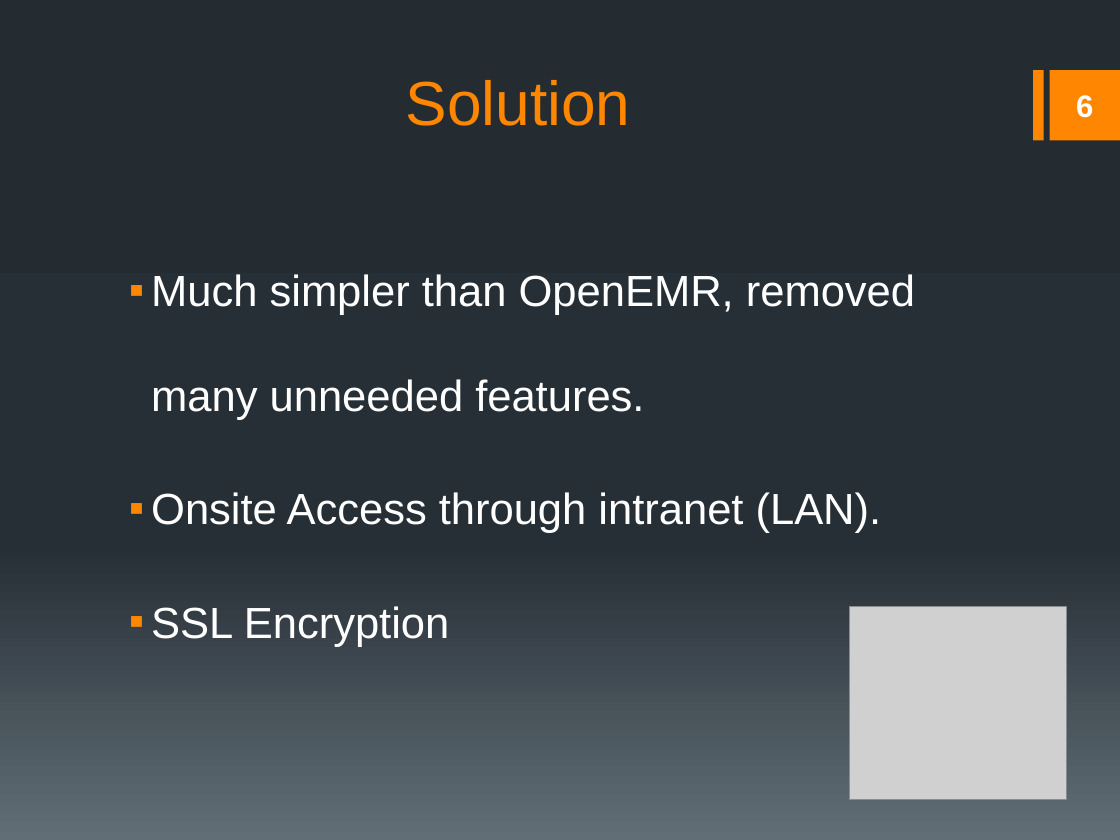
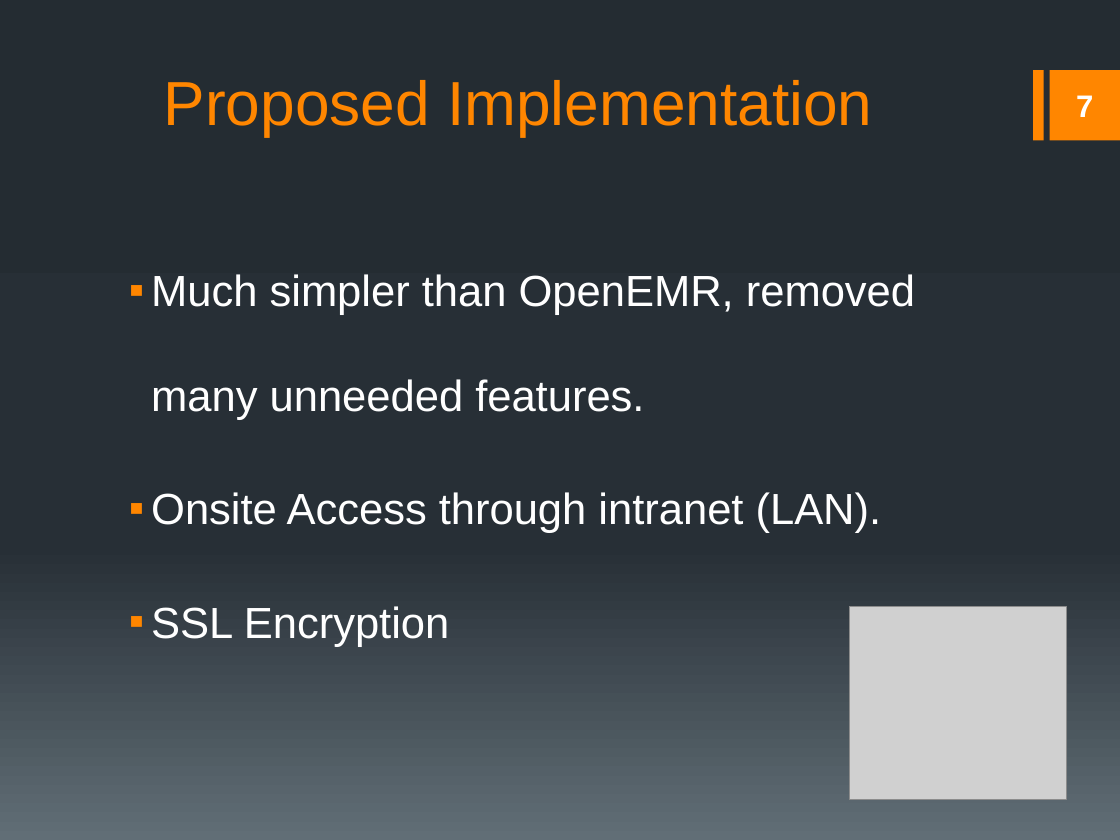
Before and after one commit to rmkane/semrs, a slide deck: slide 7 of Documentation/Final_Presentation.pptx (slide 6 before the commit). Drawn at 1120x840 pixels with LibreOffice and Linux fonts; fonts in the diff are those of the drawing; grey boxes stand for pictures. Boxes give left, top, right and bottom in pixels: in the first picture for what was removed or moved away, otherwise in the second. Text is boxed around its words. In the diff, an @@ line names an element or a change of style, - is before the commit and + after.

```diff
--- a/Documentation/Final_Presentation.pptx
+++ b/Documentation/Final_Presentation.pptx
@@ title at <box>164,80,872,136</box>: text changed @@
-Solution
+Proposed Implementation
@@ page number at <box>1076,95,1093,117</box>: text changed @@
-6
+7
```
Also in this commit, not shown: 7 other slides changed, 2 slides added, 1 other file.
